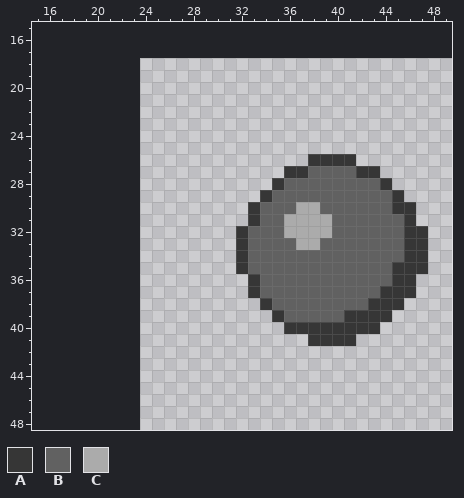
Two versions of one pixel-art file, Assets/Art/Clump/Clump.aseprite. The picture above is the old version.
32x32 pixels, 1 frame. Shown: x 15..49, y 15..48. The old version is drawn lined up with the new one, on the new canvas.
Palette (. is transparent): A #363636  B #616161  C #ababab
Pixels before, first column x 32:
26 ......AAAA......
27 ....AABBBBAA....
28 ...ABBBBBBBBA...
29 ..ABBBBBBBBBBA..
30 .ABBBCCBBBBBBAA.
31 .ABBCCCCBBBBBBA.
32 ABBBCCCCBBBBBBAA
33 ABBBBCCBBBBBBBAA
34 ABBBBBBBBBBBBBAA
35 ABBBBBBBBBBBBAAA
36 .ABBBBBBBBBBBAA.
37 .ABBBBBBBBBBAAA.
38 ..ABBBBBBBBAAA..
39 ...ABBBBBAAAA...
40 ....AAAAAAAA....
41 ......AAAA......
After the commit:
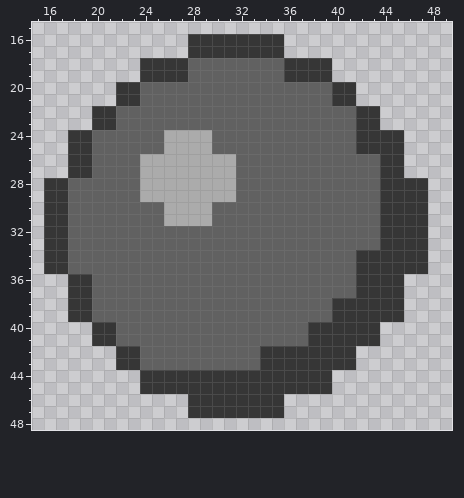
The exact change:
canvas 32x32 -> 64x64, the old top-left corner now at 24,18
Changed rows in their new state; - is an unchanged pixel.
first column x 16:
16 ------------AAAAAAAA------------
17 ------------AAAAAAAA------------
18 --------AAAABBBBBBBBAAAA--------
19 --------AAAABBBBBBBBAAAA--------
20 ------AABBBBBBBBBBBBBBBBAA------
21 ------AABBBBBBBBBBBBBBBBAA------
22 ----AABBBBBBBBBBBBBBBBBBBBAA----
23 ----AABBBBBBBBBBBBBBBBBBBBAA----
24 --AABBBBBBCCCCBBBBBBBBBBBBAAAA--
25 --AABBBBBBCCCCBBBBBBBBBBBBAAAA--
26 --AABBBBCCCCCCCCBBBBBBBBBBBBAA--
27 --AABBBBCCCCCCCCBBBBBB----BBAA--
28 AABBBBBBCCCCCCCCBBBB---------AAA
29 AABBBBBBCCCCCCCCBBB---------A-AA
30 AABBBBBBBBCCCCBBBB---BB-----A--A
31 AABBBBBBBBCCCCBBBB--BBBB----AA-A
32 AABBBBBBBBBBBBBBB---BBBB----AA--
33 AABBBBBBBBBBBBBBB----BB-----AA--
34 AABBBBBBBBBBBBBBB---------AAAA--
35 AABBBBBBBBBBBBBBB---------AAA---
36 --AABBBBBBBBBBBBBB--------AAA-.-
37 --AABBBBBBBBBBBBBB--------AA--.-
38 --AABBBBBBBBBBBBBBB-----AAA-----
39 --AABBBBBBBBBBBBBBBB----A----A--
40 ----AABBBBBBBBBBBBBBBB----------
41 ----AABBBBBBBBBBBBBBBB----AA----
42 ------AABBBBBBBBBBAAAAAAAA------
43 ------AABBBBBBBBBBAAAAAAAA------
44 --------AAAAAAAAAAAAAAAA--------
45 --------AAAAAAAAAAAAAAAA--------
46 ------------AAAAAAAA------------
47 ------------AAAAAAAA------------
